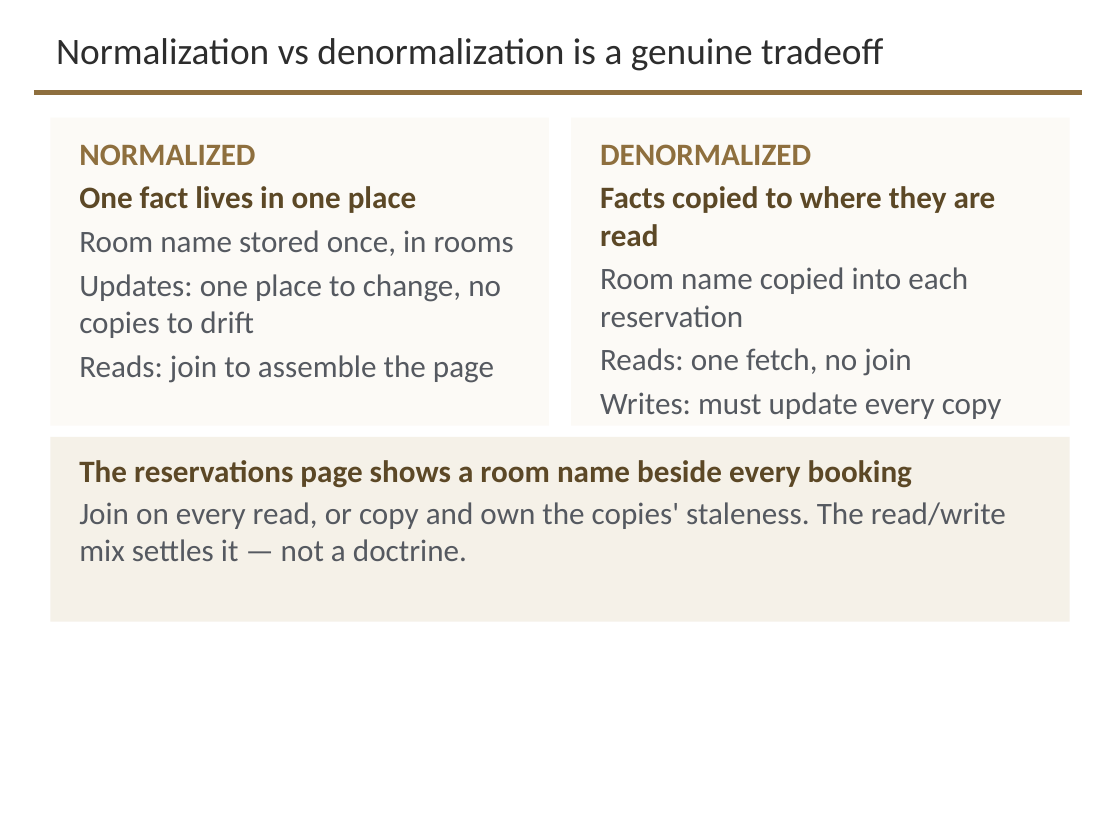
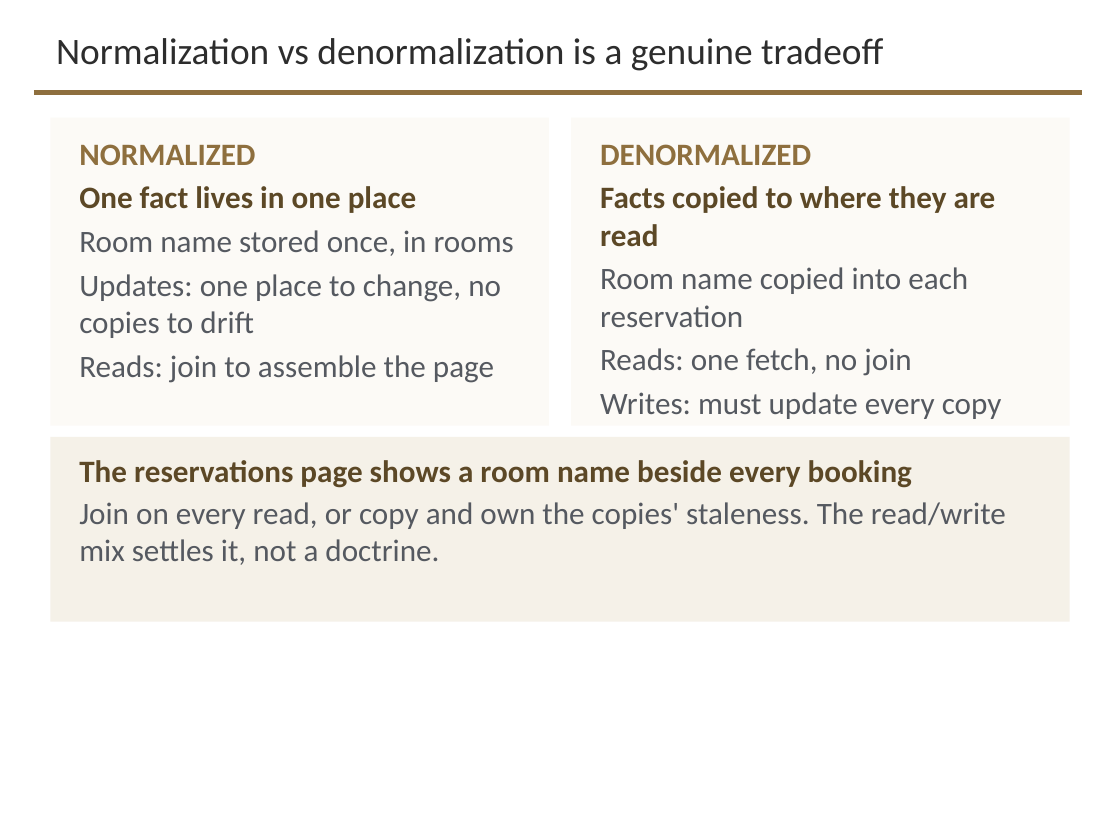
Before and after one commit to davisjam/model-based-agentic-software-engineering, a slide deck: slide 12 of course/lectures/act-3-software-in-the-world/02-compute-environments-and-data-management/3-2-Data-Management.pptx. Drawn at 1120x840 pixels with LibreOffice and Linux fonts; fonts in the diff are those of the drawing; background and template pictures are left out. Boxes give left, top, right and bottom in pixels: in the first picture for what was removed or moved away, otherwise in the second. Text is boxed around its words. In the diff, an @@ line names an element or a change of style, - is before the commit and + after.

```diff
--- a/course/lectures/act-3-software-in-the-world/02-compute-environments-and-data-management/3-2-Data-Management.pptx
+++ b/course/lectures/act-3-software-in-the-world/02-compute-environments-and-data-management/3-2-Data-Management.pptx
@@ text at box(79, 502, 1006, 565): text changed @@
-Join on every read, or copy and own the copies' staleness. The read/write mix settles it — not a doctrine.
+Join on every read, or copy and own the copies' staleness. The read/write mix settles it, not a doctrine.
```
Also in this commit, not shown: 13 other slides changed.
